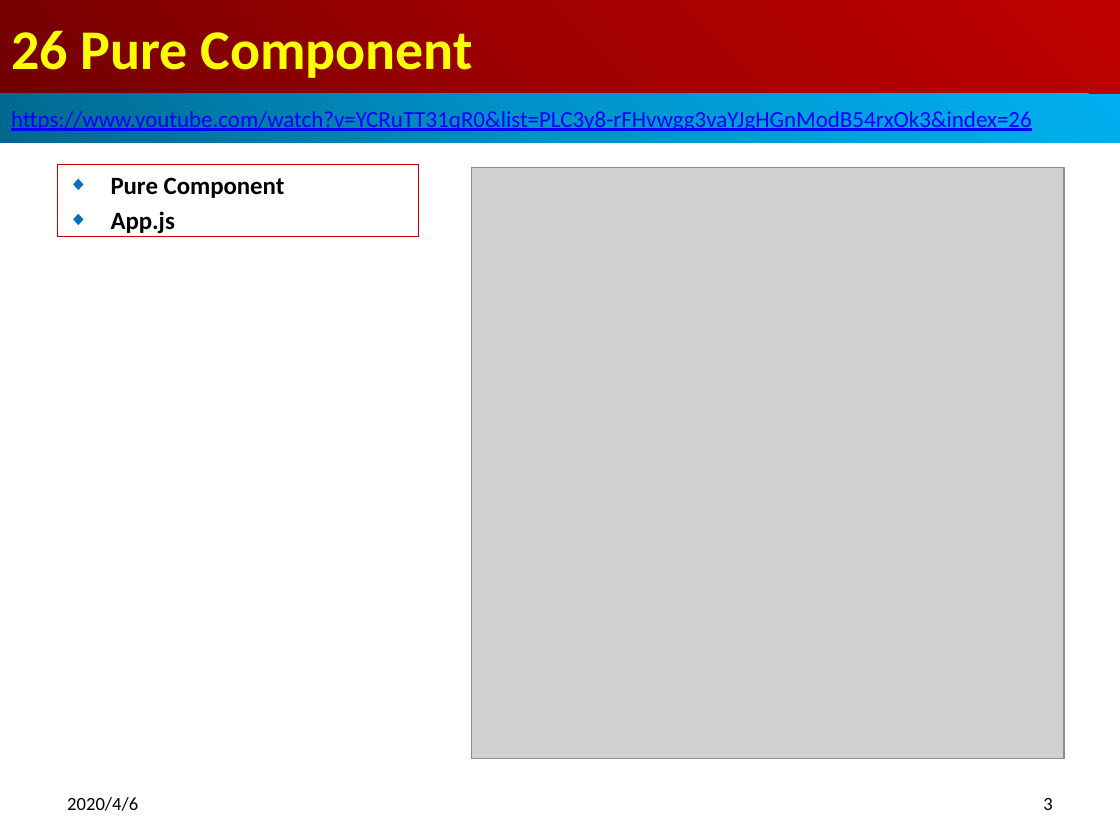
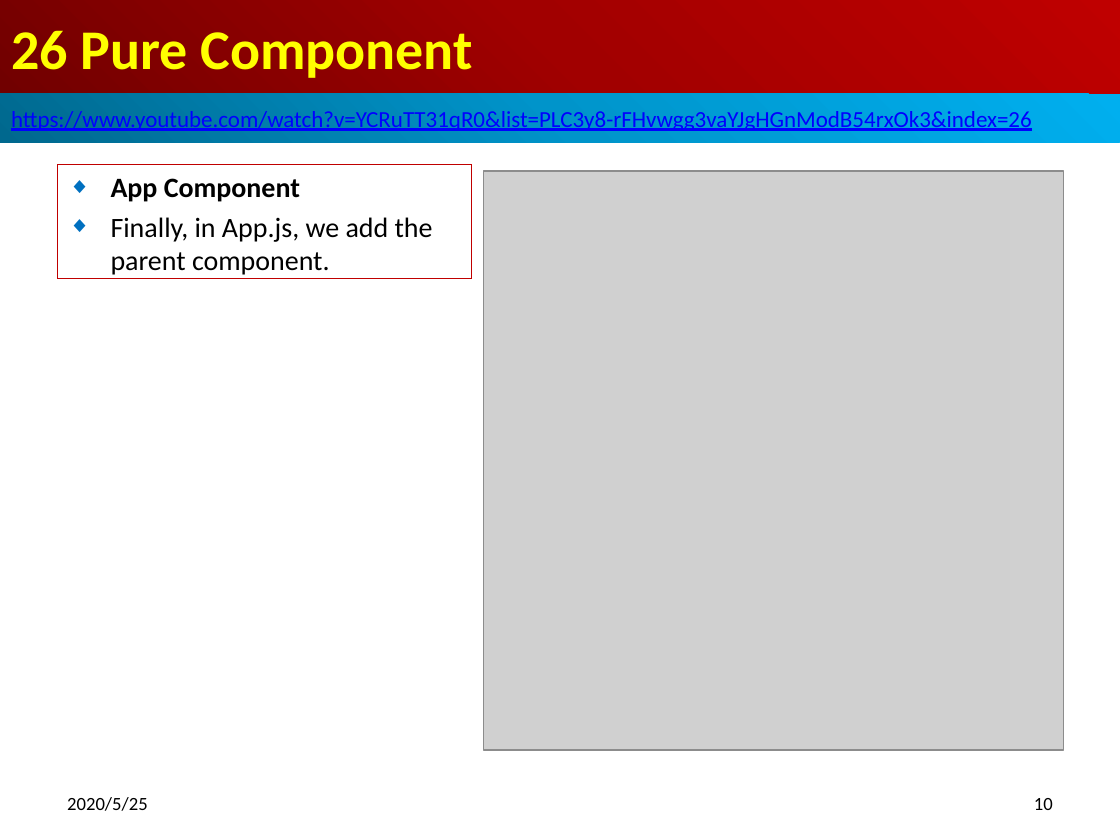
Before and after one commit to peterhchen/800-React-Hook, a slide deck: slide 10 of 26_PureComp.pptx (slide 3 before the commit). Drawn at 1120x840 pixels with LibreOffice and Linux fonts; fonts in the diff are those of the drawing; grey boxes stand for pictures. Boxes give left, top, right and bottom in pixels: in the first picture for what was removed or moved away, otherwise in the second. Text is boxed around its words. In the diff, an @@ line names an element or a change of style, - is before the commit and + after.

Commit message:
Pure Component
What is pure component?
In regular component class, it extends the comopont class.
In pure component class, it extends the pure component class.
The pure compnent class, it performs the shallow comparison in primitive and complex object (e.g., dictionary).
If there is nothing change, the shouldComponentUpdate perform the shallow comparison (true/false).
If the shouldComponentUpdate return true, the UI will be re-rendered.
If the shouldComponentUpdate return false, the UI will not be re-rendered.

```diff
--- a/26_PureComp.pptx
+++ b/26_PureComp.pptx
@@ subtitle "App Component" resized from (x1=57, y1=165, x2=419, y2=237) to (x1=57, y1=165, x2=472, y2=279) @@
@@ subtitle at (x1=111, y1=178, x2=433, y2=275): text changed; size 16 to 18 pt; bold off @@
-◆ Pure Component
-◆ App.js
+◆ App Component
+◆ Finally, in App.js, we add the parent component.
@@ picture resized from (x1=472, y1=167, x2=1064, y2=758) to (x1=484, y1=171, x2=1064, y2=750) @@
@@ text at (x1=67, y1=797, x2=148, y2=811): text changed @@
-2020/4/6
+2020/5/25
@@ page number at (x1=1034, y1=798, x2=1053, y2=810): text changed @@
-3
+10
```
Also in this commit, not shown: 13 other slides changed, 16 slides added, 1 other file.
